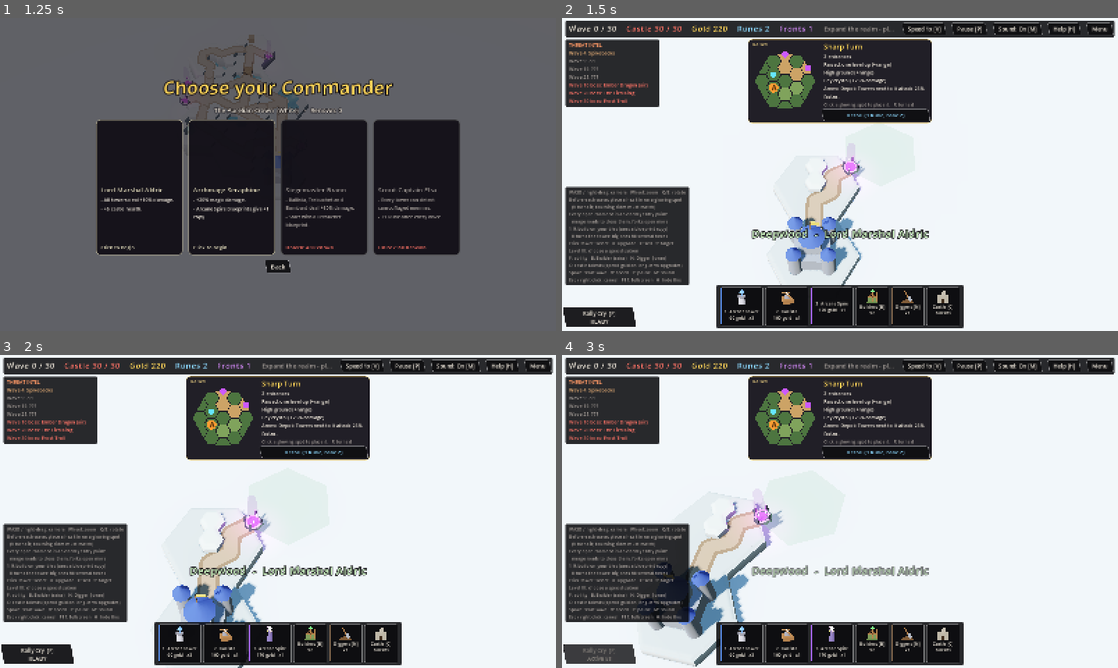
Above: before the commit, frames 1-4 (two rows, left to right).
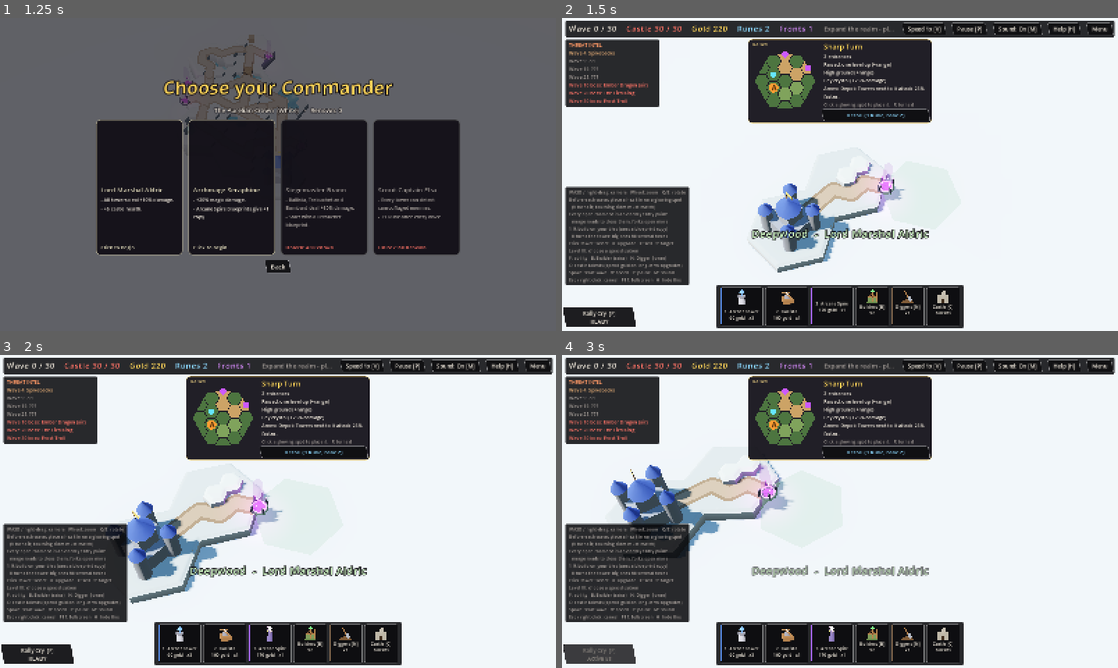
Above: after the commit, the same moments.

Repository: munkeemann/Tower_Defense
Game: Godot game, scene res://scenes/main.tscn
Two runs of this game, one before a commit and one after it. Both use one fixed random seed, a clock stepped at 60 frames per second and the inputs below.
Inputs (mouse positions are in pixels of both pictures, inside the frame that each line leads up to):
- Up to frame 1 (1.25 s): click (61, 218) at 0.52 s
- Up to frame 2 (1.5 s): click (701, 187) at 1.27 s
- Up to frame 3 (2 s): no input
- Up to frame 4 (3 s): click "Rally Cry [F] READY" at 2 s; tap A at 2.75 s; move the mouse to (962, 495) at 2.77 s; hold D from 2.78 s (still down); hold Q from 2.78 s (still down); click (962, 495) at 2.92 s

Frame 1 is identical in both runs. In frame 2, 4.0% of the frame differs, in the area x 33-62%, y 40-86%; in frame 3, 6.4%; in frame 4, 7.1%, in the area x 8-42%, y 33-100%.

Commit message:
Open sea under the map, a camera turned 45 degrees, towers that grow, three new KayKit packs
- Sea: the dark checkered floor under the island is now open sea. A plane sits just
  under the KayKit water tiles' surface, in their own material with the texture lookup
  pinned to the water's spot in the atlas, so the ring of water hexes runs on to the
  horizon in exactly their color (every biome palette). The sky's clear color matches
  it (Game._match_sky).
- Camera: a run opens turned CameraRig.START_YAW (45 degrees) counterclockwise around
  the castle, and the framing turns with it.
- Upgrades: Blender and KayKit towers grow the part that does the work (machine, crew,
  angel, gryphon) 15% per level, and their base barely, so it stays on its hexes. Towers
  whose head sits at the base's middle, and the other art, grow whole.
- Installed KayKit Halloween Bits (assets/kaykit/halloween), Medieval Builder Pack
  (builder, its hex tiles in builder/hex) and Resource Bits (resources), with credits.
- map_sheet draws from the new camera angle over the sea's color.

Co-Authored-By: Claude Opus 5.5 <noreply@anthropic.com>

Diff:
--- a/scripts/board.gd
+++ b/scripts/board.gd
@@ -243,7 +243,7 @@
 	_rebuild_roads()
 	_rebuild_water()
 	if _kk_on():
-		_build_void()
+		_build_ocean()
 		_kk_rebuild()
 	else:
 		_build_skirt()
@@ -725,7 +725,55 @@
 	add_child(_water_mi)
 
 
-## KayKit island: a dark hex floor far below, like the backdrop of the KayKit samples.
+var ocean_color := Color(0.25, 0.55, 0.75)   # the sea's color (Game matches the sky to it)
+
+
+## KayKit island: open sea all round. A plane just under the water tiles' surface, in the tiles' own material with its
+## texture lookup pinned to the water's spot in the atlas, so the island's ring of water hexes runs on to the horizon in
+## exactly their color, whatever the biome's palette.
+func _build_ocean() -> void:
+	var hm: Array = KayKit.hex_mesh("hex_water")
+	var mesh: Mesh = hm[0]
+	if mesh == null:
+		_build_void()
+		return
+	var xf: Transform3D = hm[1]
+	var arr := mesh.surface_get_arrays(0)
+	var vs: PackedVector3Array = arr[Mesh.ARRAY_VERTEX]
+	var uvs: PackedVector2Array = arr[Mesh.ARRAY_TEX_UV]
+	var top := -INF
+	for v in vs:
+		top = maxf(top, (xf * v).y)
+	var uv := Vector2.ZERO
+	var n := 0
+	for i in vs.size():
+		if (xf * vs[i]).y > top - 0.001:
+			uv += uvs[i]
+			n += 1
+	uv /= maxf(1.0, n)
+	var m := (_kk_material() as BaseMaterial3D).duplicate() as BaseMaterial3D
+	m.vertex_color_use_as_albedo = false
+	m.uv1_scale = Vector3.ZERO
+	m.uv1_offset = Vector3(uv.x, uv.y, 0.0)
+	var tex := m.albedo_texture
+	if tex:
+		var im := tex.get_image()
+		if im:
+			if im.is_compressed():
+				im.decompress()
+			ocean_color = im.get_pixel(clampi(int(uv.x * im.get_width()), 0, im.get_width() - 1),
+				clampi(int(uv.y * im.get_height()), 0, im.get_height() - 1))
+	var pm := PlaneMesh.new()
+	pm.size = Vector2(1600, 1600)
+	var mi := MeshInstance3D.new()
+	mi.mesh = pm
+	mi.material_override = m
+	mi.cast_shadow = GeometryInstance3D.SHADOW_CASTING_SETTING_OFF
+	mi.position = Vector3(0, KK_SEA_Y + top * LEVEL_H - 0.004, 0)
+	add_child(mi)
+
+
+## The dark hex floor far below the island (the KayKit samples' backdrop); the fallback if the water tile is missing.
 func _build_void() -> void:
 	var pm := PlaneMesh.new()
 	pm.size = Vector2(1200, 1200)
--- a/scripts/camera_rig.gd
+++ b/scripts/camera_rig.gd
@@ -13,6 +13,8 @@
 ## Hexes read bigger on screen, closer to Tower Dominion's framing: the run's opening view and the closest zoom
 ## both sit this much nearer than they used to (the farthest zoom still shows the whole map).
 const CELL_ZOOM := 1.35
+## Where a run's camera starts: turned this far counterclockwise (seen from above) around the castle.
+const START_YAW := deg_to_rad(45.0)
 var distance := 34.0 / CELL_ZOOM
 var min_dist := 12.0 / CELL_ZOOM
 var max_dist := 150.0
--- a/scripts/game.gd
+++ b/scripts/game.gd
@@ -765,6 +765,7 @@
 	env.fog_sky_affect = 0.0
 	if Board.KAYKIT_TERRAIN and KayKit.available():
 		_kaykit_look(env)
+	_env = env
 	var we := WorldEnvironment.new()
 	we.environment = env
 	add_child(we)
@@ -785,11 +786,20 @@
 	add_child(sun)
 
 
-## The KayKit sample look: the board floats over a dark floor, lit plainly and brightly so the pack's colors read
+var _env: Environment
+
+
+## Behind the island the sea runs to the horizon: the sky's clear color matches it (KayKit look only).
+func _match_sky() -> void:
+	if _env and Board.KAYKIT_TERRAIN and KayKit.available():
+		_env.background_color = board.ocean_color
+
+
+## The KayKit sample look: the island stands in an open sea, lit plainly and brightly so the pack's colors read
 ## as they were painted (no film curve, no haze, light contact shadows).
 func _kaykit_look(env: Environment) -> void:
 	env.background_mode = Environment.BG_COLOR
-	env.background_color = Color(0.11, 0.11, 0.115)
+	env.background_color = Color(0.11, 0.11, 0.115)   # (start_run matches it to the sea: Board.ocean_color)
 	env.ambient_light_source = Environment.AMBIENT_SOURCE_COLOR
 	env.ambient_light_color = Color(0.86, 0.9, 1.0)
 	env.ambient_light_energy = 0.55
@@ -1105,6 +1115,7 @@
 	board.pond_bonus = 0.0
 	board.fog_enabled = false
 	board.generate(rng.randi())
+	_match_sky()
 	# grow a little road network for the backdrop
 	for i in 9:
 		_auto_expand()
@@ -1193,12 +1204,15 @@
 	board.team = KayKit.TEAM.get(fid, "blue")
 	Models.team = board.team
 	board.generate(rng.randi(), force_biome)
+	_match_sky()
 	_roll_threats()
 	thumbs.queue_faction(fid)
 	cam.auto_orbit = false
-	cam.focus(Vector3(0, 0, -8))
+	# the opening view, swung START_YAW counterclockwise around the castle (the framing turns with it)
+	cam.focus(Vector3(0, 0, -8).rotated(Vector3.UP, CameraRig.START_YAW))
 	cam._target_dist = 44.0 / CameraRig.CELL_ZOOM
-	cam._target_yaw = 0.0
+	cam._target_yaw = CameraRig.START_YAW
+	cam.yaw = CameraRig.START_YAW
 	hud.set_game_ui_visible(true)
 	hud.help_panel.visible = int(stats.get("runs", 0)) < 2 and OS.get_cmdline_user_args().is_empty()
 	hud.build_tower_bar()
--- a/scripts/tower.gd
+++ b/scripts/tower.gd
@@ -187,8 +187,13 @@
 	if level == 3 and spec_index >= 0 and GameData.SPECS.has(id):
 		spec = spec_index
 		fx = GameData.SPECS[id][spec_index]["fx"]
-	var s := (1.0 + (level - 1) * (0.03 if _fitted else 0.08)) * _base_scale
+	# grow visibly: Blender and KayKit towers grow the part that does the work (machine, crew, angel, beast) and keep
+	# their base the footprint's size; the rest grow whole (footprint art only a little, so it stays on its hexes)
+	var grows_head := (_rig != null or _model.has_meta("kaykit")) and head.position.length() > 0.01
+	var s := (1.0 + (level - 1) * (0.02 if grows_head else (0.05 if _fitted else 0.1))) * _base_scale
 	_model.scale = Vector3(s, s, s)
+	if grows_head:
+		head.scale = Vector3.ONE * (1.0 + 0.15 * (level - 1))
 	var rr := sqrt(float(cells.size())) * 0.8 if _fitted else 0.72 * _base_scale
 	var ring := Models.torus(rr, rr + 0.1 * (1.0 + float(_fitted)), GameData.FACTIONS[game.faction]["color"], Vector3(0, 0.3 + 0.12 * (level - 2), 0), 1.2)
 	add_child(ring)
--- a/tools/map_sheet.gd
+++ b/tools/map_sheet.gd
@@ -78,10 +78,14 @@
 		nn.transform = (b.neutrals[c]["node"] as Node3D).global_transform
 		stage.add_child(nn)
 	await process_frame
-	var img := S.draw(stage, 1400, Vector3(0.0, 0.84, 0.545), 0.0, Vector3.ZERO, Color(0.11, 0.11, 0.115))
+	# seen from the run's opening camera (turned CameraRig.START_YAW around the castle), over the open sea
+	var yaw := CameraRig.START_YAW
+	var sea := b.ocean_color * 0.9   # (snap shades a flat top face about this much)
+	var img := S.draw(stage, 1400, Vector3(0.0, 0.84, 0.545).rotated(Vector3.UP, yaw), 0.0, Vector3.ZERO, sea)
 	img.save_png(out)
 	# a close-up of the castle's corner of the map, about as near as the game's opening view
-	var close := S.draw(stage, 1000, Vector3(0.25, 0.84, 0.545), 52.0, b._castle.global_position + Vector3(0, 0, -4), Color(0.11, 0.11, 0.115))
+	var close := S.draw(stage, 1000, Vector3(0.25, 0.84, 0.545).rotated(Vector3.UP, yaw), 52.0,
+		b._castle.global_position + Vector3(0, 0, -4).rotated(Vector3.UP, yaw), sea)
 	close.save_png(out.get_basename() + "_close.png")
 	print("MAP tiles=%d cells=%d saved %s" % [b.placed.size(), seen.size(), out])
 	quit()
Not shown, changed: assets/CREDITS.md
